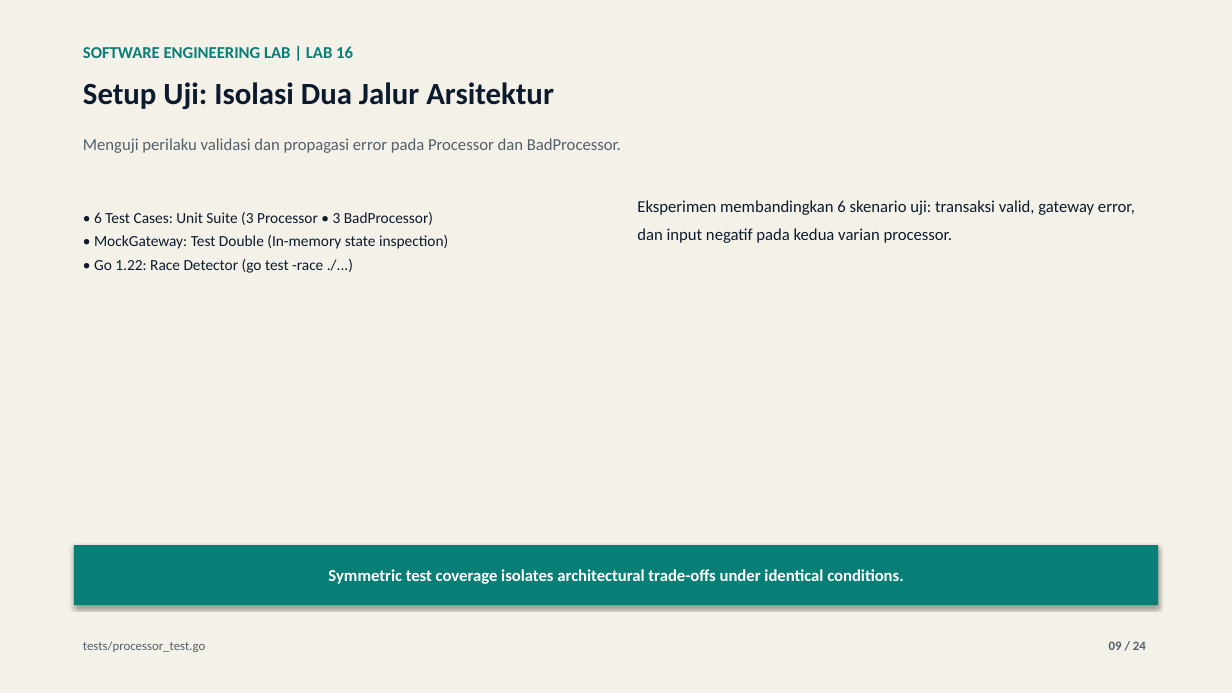
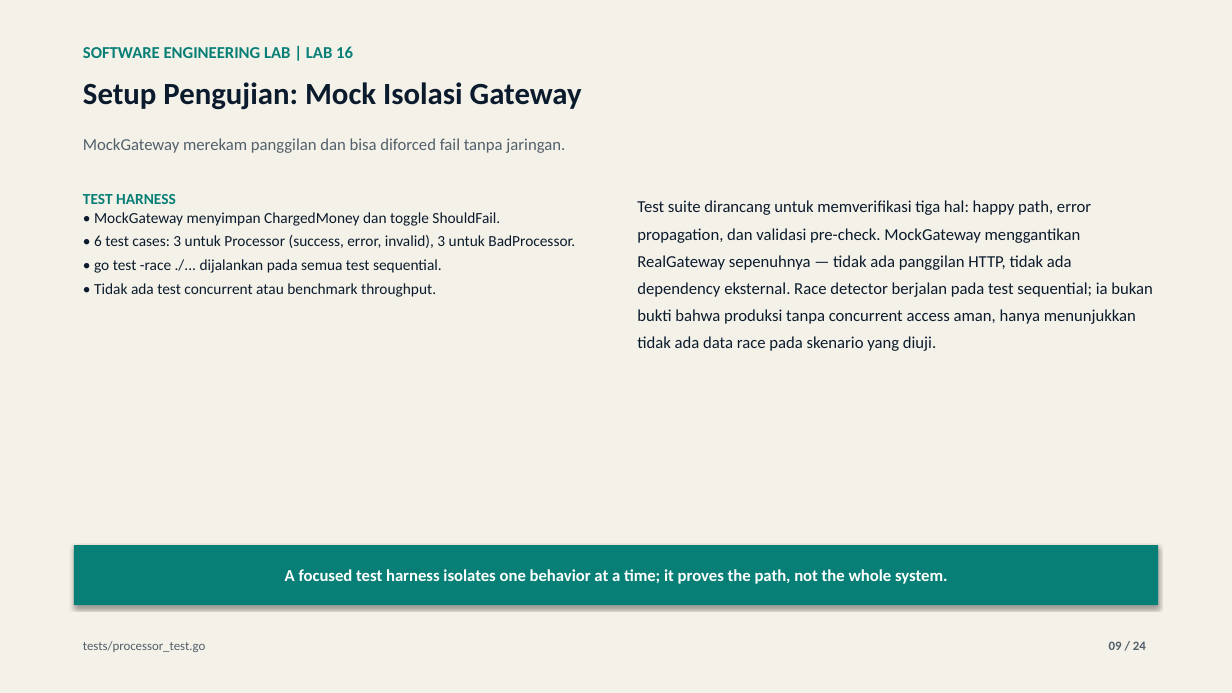
Before and after one commit to lukman-ss/software-engineering-lab, a slide deck: slide 9 of labs/16-dependency-injection/result/linkedin/lab-16-dependency-injection-carousel.pptx. Drawn at 1232x693 pixels with LibreOffice and Linux fonts; fonts in the diff are those of the drawing. Boxes give left, top, right and bottom in pixels: in the first picture for what was removed or moved away, otherwise in the second. Text is boxed around its words. In the diff, an @@ line names an element or a change of style, - is before the commit and + after.

Commit message:
feat(16-dependency-injection): publish carousel presentation, articles, and media deliverables
Complete publication package for Lab 16 (Dependency Injection):
Topic: Constructor Injection vs Service Locator: A Concrete Trade-off for Testability

- Carousel Deck: 24-slide visual storytelling deck in PDF and editable PPTX format
- Cover Artworks: Dual-language CRT covers (ID & EN 1920x1080 PNG)
- Technical Articles: Dev.to markdown draft and Medium HTML publication
- Reproducible Source: Defined via content_def.py with strict quality gates
- Claim Boundaries: Grounded in lab test assertions without exaggerated production claims

```diff
--- a/labs/16-dependency-injection/result/linkedin/lab-16-dependency-injection-carousel.pptx
+++ b/labs/16-dependency-injection/result/linkedin/lab-16-dependency-injection-carousel.pptx
@@ text at (83,82,582,110): text changed @@
-Setup Uji: Isolasi Dua Jalur Arsitektur
+Setup Pengujian: Mock Isolasi Gateway
@@ text at (83,138,565,153): text changed @@
-Menguji perilaku validasi dan propagasi error pada Processor dan BadProcessor.
+MockGateway merekam panggilan dan bisa diforced fail tanpa jaringan.
@@ text at (83,194,575,297): text changed @@
-• 6 Test Cases: Unit Suite (3 Processor • 3 BadProcessor)
-• MockGateway: Test Double (In-memory state inspection)
-• Go 1.22: Race Detector (go test -race ./...)
+TEST HARNESS
+• MockGateway menyimpan ChargedMoney dan toggle ShouldFail.
+• 6 test cases: 3 untuk Processor (success, error, invalid), 3 untuk BadProcessor.
+• go test -race ./... dijalankan pada semua test sequential.
+• Tidak ada test concurrent atau benchmark throughput.
@@ text at (637,200,1153,351): text changed @@
-Eksperimen membandingkan 6 skenario uji: transaksi valid, gateway error, dan input negatif pada kedua varian processor.
+Test suite dirancang untuk memverifikasi tiga hal: happy path, error propagation, dan validasi pre-check. MockGateway menggantikan RealGateway sepenuhnya — tidak ada panggilan HTTP, tidak ada dependency eksternal. Race detector berjalan pada test sequential; ia bukan bukti bahwa produksi tanpa concurrent access aman, hanya menunjukkan tidak ada data race pada skenario yang diuji.
@@ text in rectangle at (285,569,948,584): text changed @@
-Symmetric test coverage isolates architectural trade-offs under identical conditions.
+A focused test harness isolates one behavior at a time; it proves the path, not the whole system.
```
Also in this commit, not shown: 20 other slides changed, 3 slides added, 3 slides removed, 9 other files.
